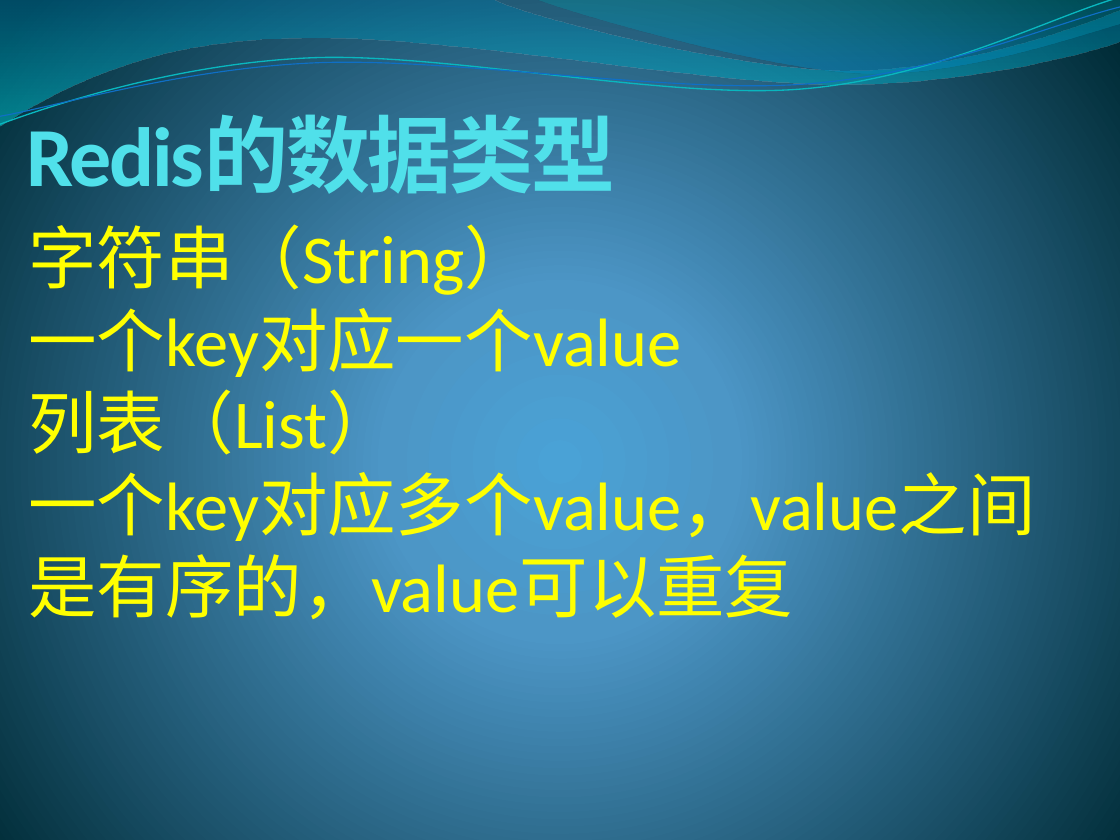
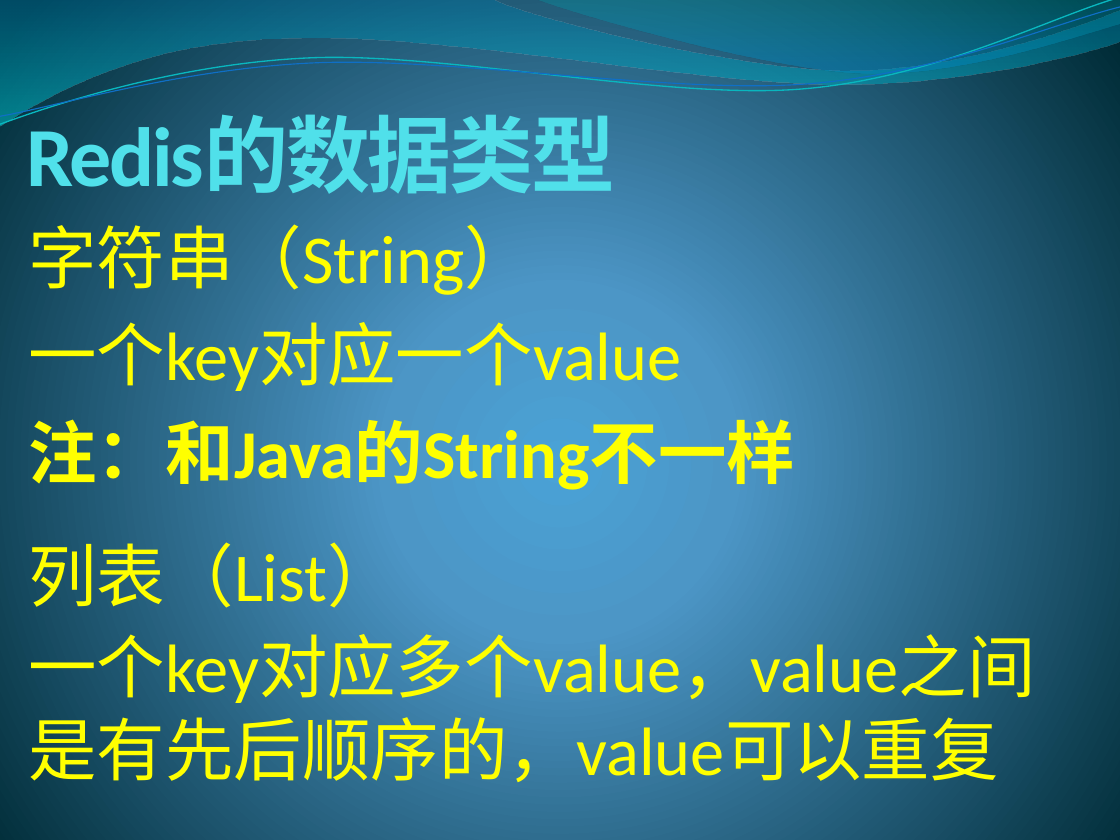
Before and after one commit to lixinjie1985/redis, a slide deck: slide 16 of docs/redis-01.pptx (slide 14 before the commit). Drawn at 1120x840 pixels with LibreOffice and Linux fonts; fonts in the diff are those of the drawing. Boxes give left, top, right and bottom in pixels: in the first picture for what was removed or moved away, otherwise in the second. Text is boxed around its words. In the diff, an @@ line names an element or a change of style, - is before the commit and + after.

```diff
--- a/docs/redis-01.pptx
+++ b/docs/redis-01.pptx
@@ text at (28, 296, 1035, 629): paragraphs removed @@
-一个key对应一个value
-列表（List）
-一个key对应多个value，value之间是有序的，value可以重复
@@ text added at (28, 310, 681, 397), 44 pt, text #FFFF00 @@
+一个key对应一个value
@@ text added at (28, 408, 795, 495), 44 pt, text #FFFF00, bold @@
+注：和Java的String不一样
@@ text added at (28, 531, 395, 618), 44 pt, text #FFFF00 @@
+列表（List）
@@ text added at (28, 623, 1035, 792), 44 pt, text #FFFF00 @@
+一个key对应多个value，value之间是有先后顺序的，value可以重复
```
Also in this commit, not shown: 22 other slides changed, 15 slides added.
